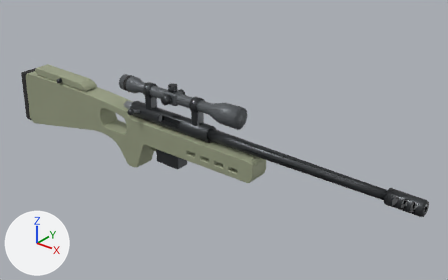
The glTF model public/models/weapons/awp.glb as it was, and as the next commit left it.
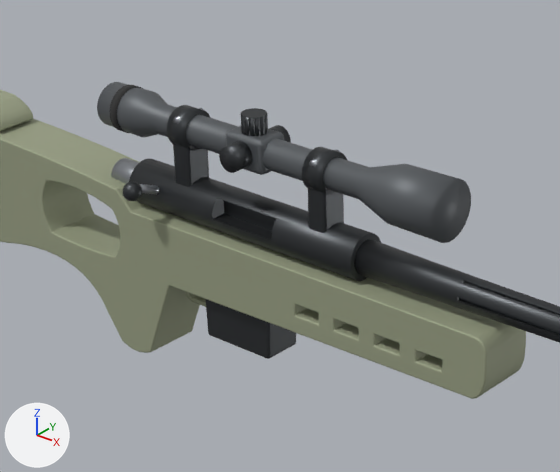
The first picture shows the older version from a 50 mm lens placed at (1.168, -1.192, 0.788), pointed at (0.162, 0.066, 0.008). The close-ups show the older and then the newer version on the part from 19% to 62% of the width and 16% to 74% of the height of that picture. Only the edits that show in the close-ups are written down. Lighting does not change. The marker at lower left points along +X, +Y and +Z. Where no turn or scale is listed for an object, it has been applied to the vertices. Vertices at exactly the same position are counted once.

Names of what the first close-up shows: 'barrel', 'bolt_knob', 'chassis', 'cheek', 'mag', 'receiver', 'ring0', 'ring1', 'ring_base0', 'ring_base1', 'scope', 'turret_base', 'turret_top' and 8 more.
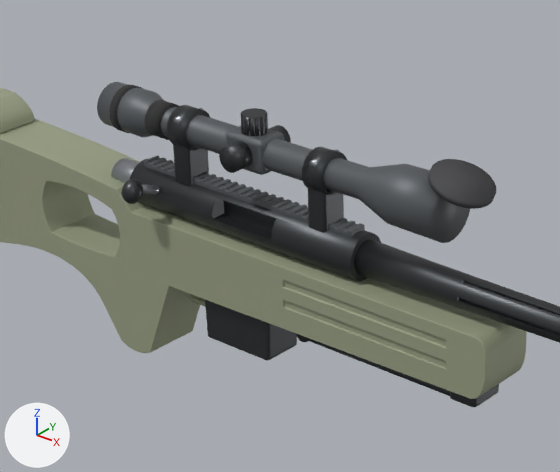
Where the newer file only moved an object's origin or applied its transform, the numbers keep the older frame.

Where the change shows, as pixel boxes [x1, y1, x2, y2] in the close-ups (560 x 472 px):
'chassis', reshaped
    before: [0, 119, 526, 399]
    after: [0, 118, 527, 399]
'scope_rail', added
    after: [144, 156, 365, 237]
'cap_front', added
    after: [428, 159, 496, 209]
'power_ring', added
    after: [145, 100, 179, 140]
'bipod_leg-1', added (mostly hidden)
    after: [306, 337, 450, 396]
'bolt_knob', rescaled (15% wider, 30% taller)
    before: [123, 182, 142, 201]
    after: [121, 179, 143, 204]
'bipod_head', added
    after: [450, 384, 499, 407]
'bipod_foot-1', added
    after: [297, 334, 308, 342]

Edits to the bpy script that builds the scene:
```text
Add mat_detail_polymer:
    mat_detail_polymer = principled_material('detail_polymer')
    mat_detail_polymer.base_color = (0.06, 0.06, 0.065)  # dark grey #454548
    mat_detail_polymer.metallic = 0.05
    mat_detail_polymer.roughness = 0.75
Change me_chassis_001:
    used by ob_chassis; location = (0.0, 0.0, 0.0)
    remove me_chassis_001.from_pydata(...)  # 2027 vertices, 4070 faces; spans x -0.65..0.335, y -0.032..0.032, z -0.136..0.063
    add me_chassis_001.from_pydata(...)  # 2844 vertices, 5688 faces; spans x -0.65..0.335, y -0.032..0.032, z -0.136..0.064
    me_chassis_001 part 1: 37 vertices moved within x -0.254..0.334, y -0.032..0.032, z -0.131..0.05; 1630 vertices removed from x -0.65..0.335, y -0.032..0.032, z -0.136..0.063; 2447 vertices added at x -0.65..0.335, y -0.032..0.032, z -0.136..0.064
Add me_scope_rail_001:
    me_scope_rail_001.from_pydata(...)  # 2688 vertices, 5372 faces; spans x -0.12..0.16, y -0.01..0.01, z 0.07..0.08
    me_scope_rail_001.materials.append(mat_skin_paint)  # dark grey #5d6165
Add me_power_ring:
    me_power_ring.from_pydata(...)  # 160 vertices, 316 faces; spans x -0.105..-0.085, y -0.0185..0.0185, z 0.1095..0.1465
    me_power_ring.materials.append(mat_detail_rubber)  # dark grey #303030
Add me_cap_front:
    me_cap_front.from_pydata(...)  # 80 vertices, 156 faces; spans x -0.03..0.03, y -0.031..0.031, z -0.014..0.014
    me_cap_front.materials.append(mat_detail_polymer)  # dark grey #454548
Add me_bipod_leg_1:
    me_bipod_leg_1.from_pydata(...)  # 48 vertices, 92 faces; spans x -0.1..0.1, y -0.005..0.005, z -0.005..0.005
    me_bipod_leg_1.materials.append(mat_metal_dark)  # dark grey #45484b
Add me_bipod_head_001:
    me_bipod_head_001.from_pydata(...)  # 56 vertices, 108 faces; spans x -0.015..0.015, y -0.02..0.02, z -0.008..0.008
    me_bipod_head_001.materials.append(mat_metal_dark)  # dark grey #45484b
Add me_bipod_foot_1:
    me_bipod_foot_1.from_pydata(...)  # a UV sphere (20 segments, 10 rings, poles along z) spanning x -0.008..0.008, y -0.008..0.008, z -0.008..0.008
    me_bipod_foot_1.materials.append(mat_detail_rubber)  # dark grey #303030
Change ob_bolt_knob:
    ob_bolt_knob.scale: (1.0, 1.0, 1.0) -> (1.0, 1.0, 1.15)
Add ob_scope_rail:
    ob_scope_rail = bpy.data.objects.new('scope_rail', me_scope_rail_001)
    ob_scope_rail.location = (0.0, 0.0, 0.0)
Add ob_power_ring:
    ob_power_ring = bpy.data.objects.new('power_ring', me_power_ring)
    ob_power_ring.location = (0.0, 0.0, 0.0)
Add ob_cap_front:
    ob_cap_front = bpy.data.objects.new('cap_front', me_cap_front)
    ob_cap_front.location = (0.282, 0.0, 0.158)
Add ob_bipod_leg_1:
    ob_bipod_leg_1 = bpy.data.objects.new('bipod_leg-1', me_bipod_leg_1)
    ob_bipod_leg_1.location = (0.2, -0.013, -0.048)
Add ob_bipod_head:
    ob_bipod_head = bpy.data.objects.new('bipod_head', me_bipod_head_001)
    ob_bipod_head.location = (0.3, 0.0, -0.045)
Add ob_bipod_foot_1:
    ob_bipod_foot_1 = bpy.data.objects.new('bipod_foot-1', me_bipod_foot_1)
    ob_bipod_foot_1.location = (0.1, -0.013, -0.048)
```
